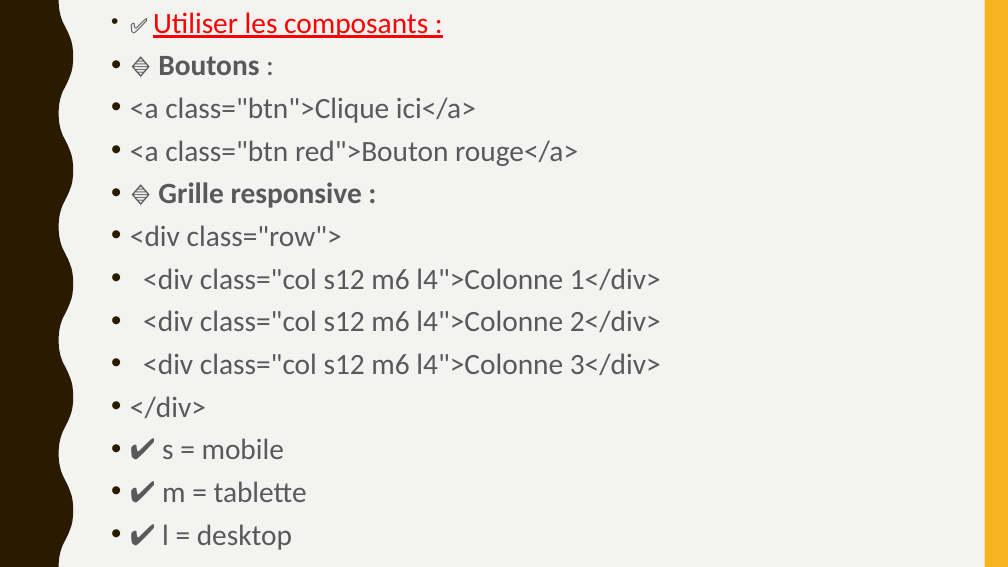
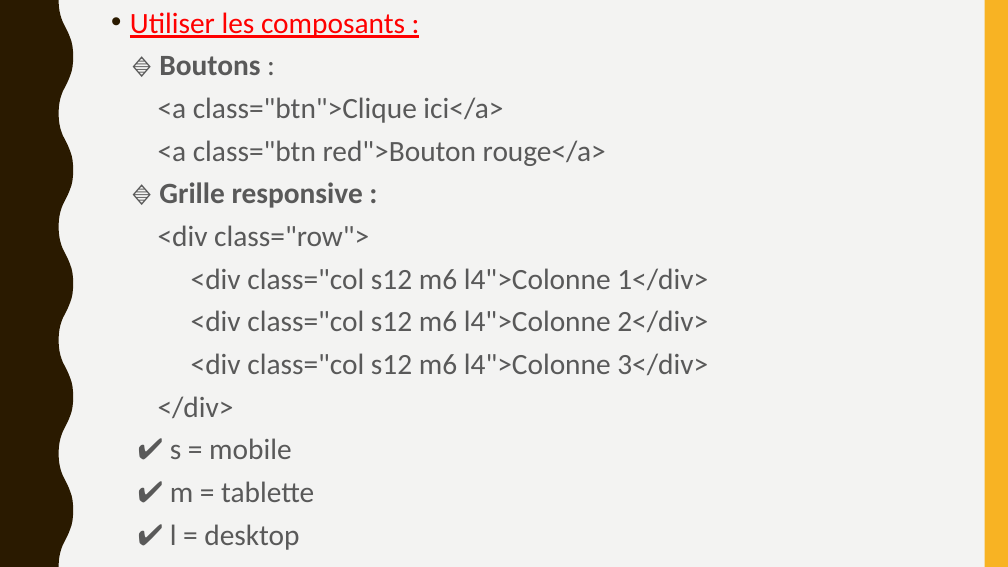
Before and after one commit to fandresenamisaina/offshore, a slide deck: slide 7 of Materialize (framework).pptx. Drawn at 1008x567 pixels with LibreOffice and Linux fonts; fonts in the diff are those of the drawing. Boxes give left, top, right and bottom in pixels: in the first picture for what was removed or moved away, otherwise in the second. Text is boxed around its words. In the diff, an @@ line names an element or a change of style, - is before the commit and + after.

```diff
--- a/Materialize (framework).pptx
+++ b/Materialize (framework).pptx
@@ text at box(130, 12, 405, 38): text changed @@
-• ✅ Utiliser les composants :
+• Utiliser les composants :
@@ text at box(158, 56, 708, 550): bullet • to none @@
```
Also in this commit, not shown: 6 other slides changed.
